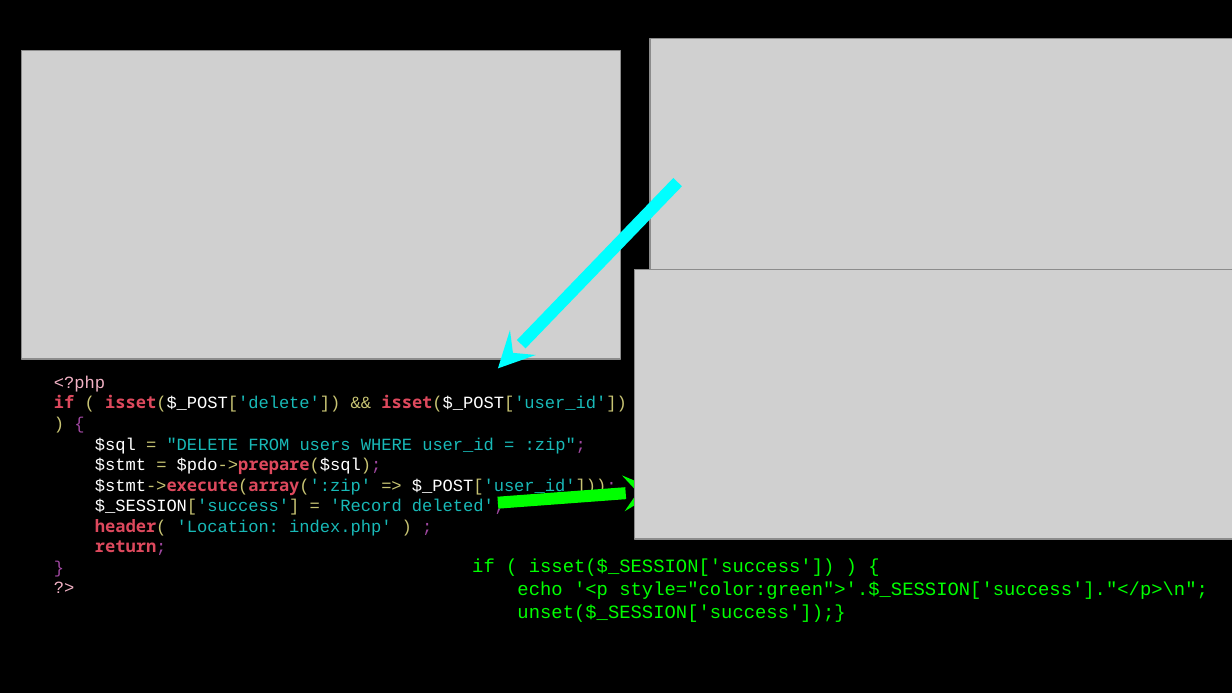
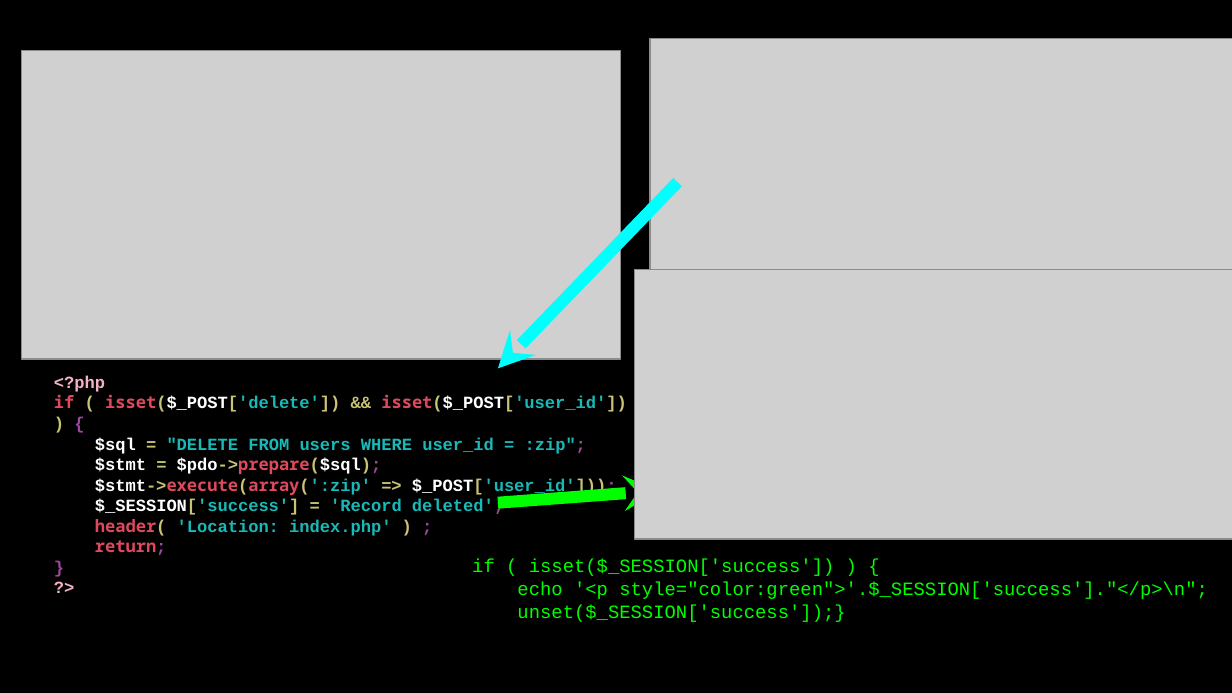
Before and after one commit to csev/wa4e, a slide deck: slide 12 of lectures/PHP-09-CRUD.ppt. Drawn at 1232x693 pixels with LibreOffice and Linux fonts; fonts in the diff are those of the drawing; grey boxes stand for pictures. Boxes give left, top, right and bottom in pixels: in the first picture for what was removed or moved away, otherwise in the second. Text is boxed around its words. In the diff, an @@ line names an element or a change of style, - is before the commit and + after.

```diff
--- a/lectures/PHP-09-CRUD.ppt
+++ b/lectures/PHP-09-CRUD.ppt
@@ text "<?php" at (54, 375, 626, 555): bold on in "<?php", "( isset($_POST['delete']) && isset($_POST['user_id']) ) {", "$sql = "DELETE FROM users WHERE user_id ...", "$stmt = $pdo->prepare($sql);" and 6 more places @@
```
Also in this commit, not shown: 5 other slides changed, 1 other file.
